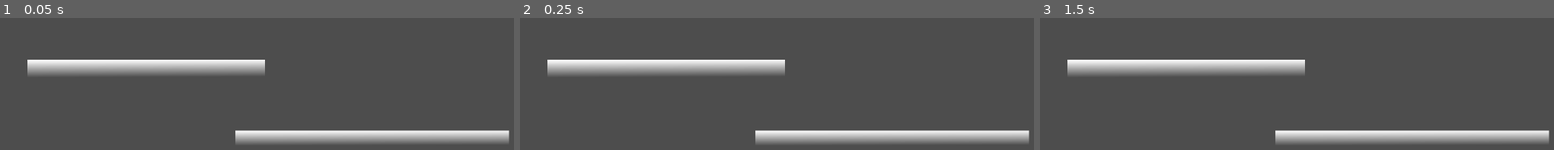
Above: before the commit, frames 1-3 (left to right).
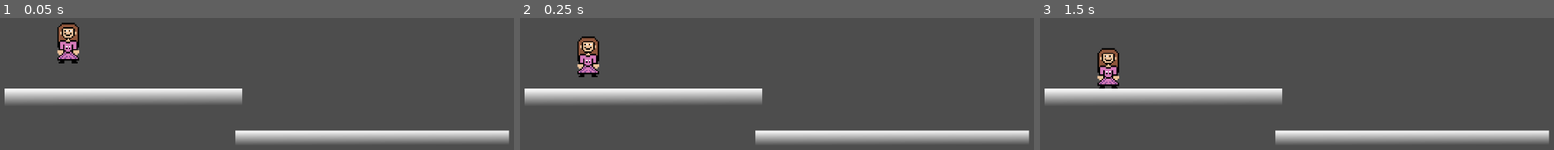
Above: after the commit, the same moments.

Repository: Norgg/rootsploration
Game: Godot game, scene res://game.tscn
The game is run twice, just before and just after one commit, with the same random seed, the same clock (stepped at 60 frames per second) and the same inputs. Before the commit the project has no main scene; this scene is started directly in both runs.
Inputs:
- Up to frame 1 (0.05 s): no input
- Up to frame 2 (0.25 s): no input
- Up to frame 3 (1.5 s): tap Enter at 1.25 s

The runs differ from the first frame. In frame 1, 12% of the frame differs, in the area x 0-52%, y 3-65%; in frame 2, 11%; in frame 3, 11%.

Commit message:
Add sprite to game

Diff:
--- a/game.tscn
+++ b/game.tscn
@@ -1,4 +1,7 @@
-[gd_scene load_steps=4 format=3 uid="uid://dtjhwtj1ke54d"]
+[gd_scene load_steps=5 format=3 uid="uid://dtjhwtj1ke54d"]
+
+[ext_resource type="Texture2D" uid="uid://fen82odamhey" path="res://images/player_holly(girl).png" id="1_v4irv"]
+[ext_resource type="Script" path="res://scripts/Player.gd" id="2_67we3"]
 
 [sub_resource type="Gradient" id="Gradient_gikrv"]
 colors = PackedColorArray(1, 1, 1, 0, 1, 1, 1, 1)
@@ -8,12 +11,10 @@
 fill_from = Vector2(0.504587, 1)
 fill_to = Vector2(0.454128, 0)
 
-[sub_resource type="ImageTexture" id="ImageTexture_87oav"]
-
 [node name="Node2D" type="Node2D"]
 
 [node name="Platform1" type="Sprite2D" parent="."]
-position = Vector2(359, 128)
+position = Vector2(316, 183)
 scale = Vector2(7.03125, 0.515625)
 texture = SubResource("GradientTexture2D_1gad0")
 
@@ -21,7 +22,6 @@
 
 [node name="CollisionPolygon2D" type="CollisionPolygon2D" parent="Platform1/StaticBody2D"]
 visible = false
-scale = Vector2(1, 1)
 polygon = PackedVector2Array(32, 27, 31.1, 27, -32, 31, -32, -32, 32, -32)
 
 [node name="Platform2" type="Sprite2D" parent="."]
@@ -33,10 +33,19 @@
 
 [node name="CollisionPolygon2D" type="CollisionPolygon2D" parent="Platform2/StaticBody2D"]
 visible = false
-scale = Vector2(1, 1)
 polygon = PackedVector2Array(32, 27, 31.1, 27, -32, 31, -32, -32, 32, -32)
 
-[node name="Sprite2D" type="Sprite2D" parent="."]
-texture = SubResource("ImageTexture_87oav")
+[node name="PlayerHolly(girl)" type="RigidBody2D" parent="."]
+position = Vector2(210, 79)
+can_sleep = false
 
-[node name="RigidBody2D" type="RigidBody2D" parent="Sprite2D"]
+[node name="Sprite" type="Sprite2D" parent="PlayerHolly(girl)"]
+texture_filter = 1
+scale = Vector2(2.75, 2.75)
+texture = ExtResource("1_v4irv")
+script = ExtResource("2_67we3")
+
+[node name="CollisionPolygon2D" type="CollisionPolygon2D" parent="PlayerHolly(girl)"]
+visible = false
+scale = Vector2(2.75, 2.75)
+polygon = PackedVector2Array(6.90909, -12, 8, -9.09091, 8, 14.1818, -7.27273, 14.1818, -7.27273, -9.45455, -5.81818, -12.3636, -4, -13.8182, 4.72727, -13.8182)
--- a/project.godot
+++ b/project.godot
@@ -11,6 +11,7 @@
 [application]
 
 config/name="rootsploration"
+run/main_scene="res://game.tscn"
 config/features=PackedStringArray("4.0", "Mobile")
 config/icon="res://icon.svg"
 
@@ -18,6 +19,11 @@
 
 export/convert_text_resources_to_binary=true
 
+[physics]
+
+common/physics_ticks_per_second=100
+common/max_physics_steps_per_frame=20
+
 [rendering]
 
 renderer/rendering_method="mobile"
--- /dev/null
+++ b/scripts/Player.gd
@@ -0,0 +1,12 @@
+extends Sprite2D
+
+
+# Called when the node enters the scene tree for the first time.
+func _ready():
+    pass # Replace with function body.
+
+
+# Called every frame. 'delta' is the elapsed time since the previous frame.
+func _process(delta):
+    pass
+    # $RigidBody2D.apply_force(Vector2(100, 0))
Renamed: images/player(girl).png -> images/player_holly(girl).png
Not shown, changed: images/player_holly(girl).png.import
